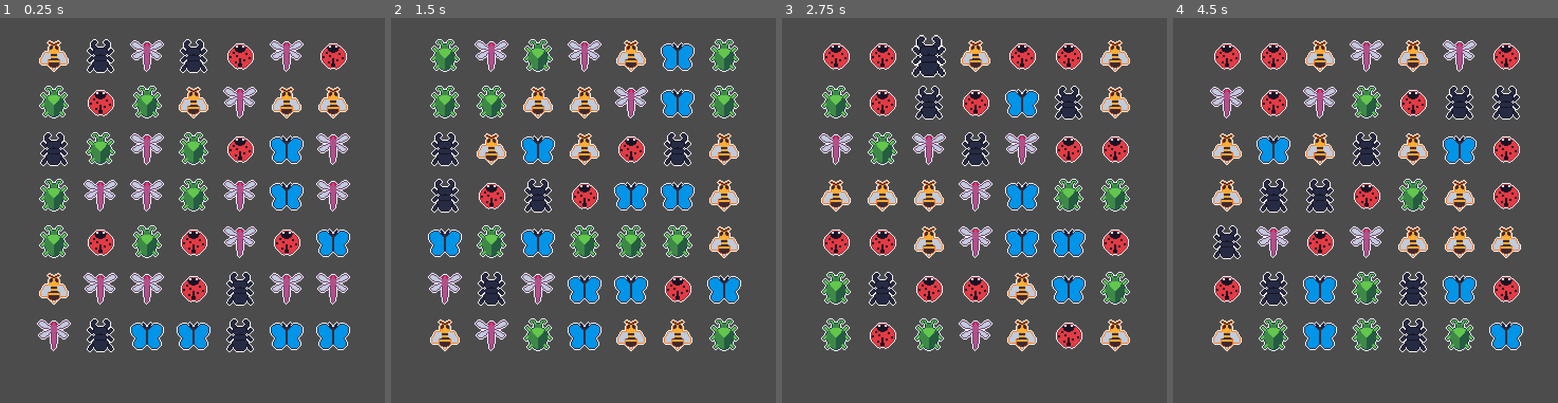
Above: before the commit, frames 1-4 (left to right).
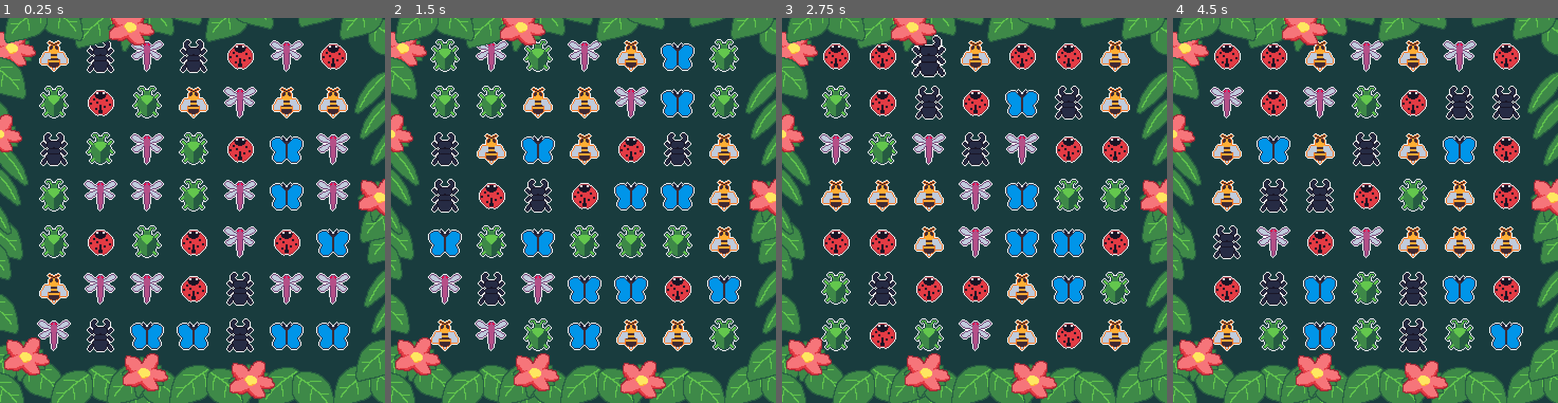
Above: after the commit, the same moments.

Repository: rthurmed/Match3
Game: Godot game, scene res://src/Game.tscn
The game is run twice, just before and just after one commit, with the same random seed, the same clock (stepped at 60 frames per second) and the same inputs.
Inputs (mouse positions are in pixels of both pictures, inside the frame that each line leads up to):
- Up to frame 1 (0.25 s): no input
- Up to frame 2 (1.5 s): tap Enter at 0.5 s; move the mouse to (444, 56) at 0.52 s; press the mouse at (444, 56) at 0.53 s; tap R (reset) at 1.25 s; move the mouse to (491, 56) at 1.27 s; release the mouse at (491, 56) at 1.28 s; click (491, 56) at 1.35 s
- Up to frame 3 (2.75 s): tap R (reset) at 2 s; move the mouse to (928, 56) at 2.02 s; press the mouse at (928, 56) at 2.03 s
- Up to frame 4 (4.5 s): tap R (reset) at 2.75, 3.5, 4.25 s; move the mouse to (1365, 56) at 2.77 s; release the mouse at (1365, 56) at 2.78 s; click (1365, 56) at 2.85 s; move the mouse to (1411, 56) at 3.52 s; press the mouse at (1411, 56) at 3.53 s; move the mouse to (1457, 56) at 4.27 s; release the mouse at (1457, 56) at 4.28 s; click (1457, 56) at 4.35 s

The runs differ from the first frame. In frame 1, 79% of the frame differs, in the area x 0-100%, y 0-100%; in frame 2, 79%; in frame 3, 80%; in frame 4, 80%.

Commit message:
Grid decorations

Diff:
--- /dev/null
+++ b/assets/leaves1.tres
@@ -0,0 +1,7 @@
+[gd_resource type="AtlasTexture" load_steps=2 format=2]
+
+[ext_resource path="res://assets/leaves.png" type="Texture" id=1]
+
+[resource]
+atlas = ExtResource( 1 )
+region = Rect2( 0, 0, 48, 48 )
--- /dev/null
+++ b/assets/leaves2.tres
@@ -0,0 +1,7 @@
+[gd_resource type="AtlasTexture" load_steps=2 format=2]
+
+[ext_resource path="res://assets/leaves.png" type="Texture" id=1]
+
+[resource]
+atlas = ExtResource( 1 )
+region = Rect2( 48, 0, 48, 48 )
--- /dev/null
+++ b/assets/leaves3.tres
@@ -0,0 +1,7 @@
+[gd_resource type="AtlasTexture" load_steps=2 format=2]
+
+[ext_resource path="res://assets/leaves.png" type="Texture" id=1]
+
+[resource]
+atlas = ExtResource( 1 )
+region = Rect2( 96, 0, 48, 48 )
--- a/project.godot
+++ b/project.godot
@@ -74,4 +74,5 @@
 quality/driver/driver_name="GLES2"
 vram_compression/import_etc=true
 vram_compression/import_etc2=false
+environment/default_clear_color=Color( 0.0980392, 0.235294, 0.243137, 1 )
 environment/default_environment="res://default_env.tres"
--- a/src/Game.tscn
+++ b/src/Game.tscn
@@ -1,13 +1,12 @@
-[gd_scene load_steps=2 format=2]
+[gd_scene load_steps=5 format=2]
 
 [ext_resource path="res://src/Game.gd" type="Script" id=1]
+[ext_resource path="res://assets/leaves1.tres" type="Texture" id=2]
+[ext_resource path="res://assets/leaves2.tres" type="Texture" id=3]
+[ext_resource path="res://assets/leaves3.tres" type="Texture" id=4]
 
 [node name="Game" type="Node2D"]
 script = ExtResource( 1 )
-
-[node name="Camera2D" type="Camera2D" parent="."]
-position = Vector2( 182, 182 )
-current = true
 
 [node name="Grid" type="GridContainer" parent="."]
 margin_left = 30.0
@@ -18,3 +17,238 @@
 __meta__ = {
 "_edit_use_anchors_": false
 }
+
+[node name="Camera2D" type="Camera2D" parent="."]
+position = Vector2( 182, 182 )
+current = true
+
+[node name="Decoration" type="Node2D" parent="Camera2D"]
+z_index = 100
+
+[node name="Flower2" type="Sprite" parent="Camera2D/Decoration"]
+position = Vector2( -171, -153 )
+texture = ExtResource( 3 )
+
+[node name="Leaf3" type="Sprite" parent="Camera2D/Decoration"]
+position = Vector2( -90, -173 )
+rotation = -3.14159
+scale = Vector2( 1, -1 )
+texture = ExtResource( 2 )
+
+[node name="Leaf5" type="Sprite" parent="Camera2D/Decoration"]
+position = Vector2( -12, -195 )
+rotation = -8.74228e-08
+texture = ExtResource( 2 )
+
+[node name="Leaf6" type="Sprite" parent="Camera2D/Decoration"]
+position = Vector2( 33, -179 )
+rotation = -8.74228e-08
+scale = Vector2( -1, 1 )
+texture = ExtResource( 2 )
+
+[node name="Leaf7" type="Sprite" parent="Camera2D/Decoration"]
+position = Vector2( 56, -191 )
+rotation = -8.74228e-08
+texture = ExtResource( 2 )
+
+[node name="Leaf8" type="Sprite" parent="Camera2D/Decoration"]
+position = Vector2( -178, -125 )
+rotation = -8.74228e-08
+texture = ExtResource( 2 )
+
+[node name="Leaf9" type="Sprite" parent="Camera2D/Decoration"]
+position = Vector2( -191, -88 )
+rotation = -8.74228e-08
+texture = ExtResource( 2 )
+
+[node name="Leaf11" type="Sprite" parent="Camera2D/Decoration"]
+position = Vector2( 186, -161 )
+texture = ExtResource( 2 )
+
+[node name="Leaf10" type="Sprite" parent="Camera2D/Decoration"]
+position = Vector2( 160, -181 )
+rotation = -8.74228e-08
+scale = Vector2( -1, 1 )
+texture = ExtResource( 2 )
+
+[node name="Leaf12" type="Sprite" parent="Camera2D/Decoration"]
+position = Vector2( 121, -193 )
+rotation = -8.74228e-08
+scale = Vector2( -1, 1 )
+texture = ExtResource( 2 )
+
+[node name="Leaf4" type="Sprite" parent="Camera2D/Decoration"]
+position = Vector2( -38, -185 )
+rotation = -3.14159
+scale = Vector2( -1, -1 )
+texture = ExtResource( 2 )
+
+[node name="Leaf1" type="Sprite" parent="Camera2D/Decoration"]
+position = Vector2( -124, -180 )
+texture = ExtResource( 2 )
+
+[node name="Leaf2" type="Sprite" parent="Camera2D/Decoration"]
+position = Vector2( -157, -178 )
+scale = Vector2( -1, 1 )
+texture = ExtResource( 2 )
+
+[node name="Leaf13" type="Sprite" parent="Camera2D/Decoration"]
+position = Vector2( -181, 27 )
+texture = ExtResource( 2 )
+
+[node name="Leaf15" type="Sprite" parent="Camera2D/Decoration"]
+position = Vector2( 186, 31 )
+rotation = -3.14159
+scale = Vector2( 1, -1 )
+texture = ExtResource( 2 )
+
+[node name="Leaf14" type="Sprite" parent="Camera2D/Decoration"]
+position = Vector2( 179, 11 )
+scale = Vector2( -1, 1 )
+texture = ExtResource( 2 )
+
+[node name="Leaf16" type="Sprite" parent="Camera2D/Decoration"]
+position = Vector2( -192, 46 )
+texture = ExtResource( 2 )
+
+[node name="Leaf17" type="Sprite" parent="Camera2D/Decoration"]
+position = Vector2( -185, 97 )
+texture = ExtResource( 2 )
+
+[node name="Leaf18" type="Sprite" parent="Camera2D/Decoration"]
+position = Vector2( -141, 161 )
+texture = ExtResource( 2 )
+
+[node name="Leaf19" type="Sprite" parent="Camera2D/Decoration"]
+position = Vector2( -181, 147 )
+scale = Vector2( -1, 1 )
+texture = ExtResource( 2 )
+
+[node name="Flower1" type="Sprite" parent="Camera2D/Decoration"]
+position = Vector2( -59, -173 )
+texture = ExtResource( 3 )
+
+[node name="Flower5" type="Sprite" parent="Camera2D/Decoration"]
+position = Vector2( -158, 139 )
+texture = ExtResource( 3 )
+
+[node name="Leaf25" type="Sprite" parent="Camera2D/Decoration"]
+position = Vector2( -51, 176 )
+texture = ExtResource( 2 )
+
+[node name="Leaf20" type="Sprite" parent="Camera2D/Decoration"]
+position = Vector2( -179, 173 )
+texture = ExtResource( 2 )
+
+[node name="Leaf21" type="Sprite" parent="Camera2D/Decoration"]
+position = Vector2( -80, 166 )
+texture = ExtResource( 2 )
+
+[node name="Leaf22" type="Sprite" parent="Camera2D/Decoration"]
+position = Vector2( -114, 171 )
+scale = Vector2( -1, 1 )
+texture = ExtResource( 2 )
+
+[node name="Leaf23" type="Sprite" parent="Camera2D/Decoration"]
+position = Vector2( -70, 152 )
+scale = Vector2( -1, 1 )
+texture = ExtResource( 2 )
+offset = Vector2( -10, 13 )
+
+[node name="Leaf24" type="Sprite" parent="Camera2D/Decoration"]
+position = Vector2( -70, 152 )
+texture = ExtResource( 2 )
+offset = Vector2( 41, 17 )
+
+[node name="Leaf27" type="Sprite" parent="Camera2D/Decoration"]
+position = Vector2( 73, 155 )
+scale = Vector2( -1, 1 )
+texture = ExtResource( 2 )
+offset = Vector2( -10, 13 )
+
+[node name="Leaf26" type="Sprite" parent="Camera2D/Decoration"]
+position = Vector2( 73, 155 )
+texture = ExtResource( 2 )
+offset = Vector2( 41, 17 )
+
+[node name="Leaf29" type="Sprite" parent="Camera2D/Decoration"]
+position = Vector2( -11, 153 )
+scale = Vector2( -1, 1 )
+texture = ExtResource( 2 )
+offset = Vector2( -10, 13 )
+
+[node name="Leaf28" type="Sprite" parent="Camera2D/Decoration"]
+position = Vector2( -8, 152 )
+texture = ExtResource( 2 )
+offset = Vector2( 41, 17 )
+
+[node name="Leaf32" type="Sprite" parent="Camera2D/Decoration"]
+position = Vector2( 144, 153 )
+scale = Vector2( -1, 1 )
+texture = ExtResource( 2 )
+offset = Vector2( -10, 13 )
+
+[node name="Leaf31" type="Sprite" parent="Camera2D/Decoration"]
+position = Vector2( 147, 152 )
+texture = ExtResource( 2 )
+offset = Vector2( 41, 17 )
+
+[node name="Leaf30" type="Sprite" parent="Camera2D/Decoration"]
+position = Vector2( 165, 129 )
+rotation = -3.14159
+scale = Vector2( 1, -1 )
+texture = ExtResource( 2 )
+offset = Vector2( -10, 13 )
+
+[node name="ThinLeaf1" type="Sprite" parent="Camera2D/Decoration"]
+position = Vector2( -171, -44 )
+texture = ExtResource( 4 )
+
+[node name="ThinLeaf2" type="Sprite" parent="Camera2D/Decoration"]
+position = Vector2( -178, -25 )
+texture = ExtResource( 4 )
+
+[node name="ThinLeaf3" type="Sprite" parent="Camera2D/Decoration"]
+position = Vector2( -187, 2 )
+texture = ExtResource( 4 )
+
+[node name="ThinLeaf4" type="Sprite" parent="Camera2D/Decoration"]
+position = Vector2( 169, -112 )
+scale = Vector2( -1, 1 )
+texture = ExtResource( 4 )
+
+[node name="ThinLeaf5" type="Sprite" parent="Camera2D/Decoration"]
+position = Vector2( 174, -88 )
+scale = Vector2( -1, 1 )
+texture = ExtResource( 4 )
+
+[node name="ThinLeaf6" type="Sprite" parent="Camera2D/Decoration"]
+position = Vector2( 184, -63 )
+scale = Vector2( -1, 1 )
+texture = ExtResource( 4 )
+
+[node name="ThinLeaf7" type="Sprite" parent="Camera2D/Decoration"]
+position = Vector2( 178, 71 )
+scale = Vector2( -1, 1 )
+texture = ExtResource( 4 )
+
+[node name="ThinLeaf8" type="Sprite" parent="Camera2D/Decoration"]
+position = Vector2( 185, 96 )
+scale = Vector2( -1, 1 )
+texture = ExtResource( 4 )
+
+[node name="Flower3" type="Sprite" parent="Camera2D/Decoration"]
+position = Vector2( -184, -72 )
+texture = ExtResource( 3 )
+
+[node name="Flower6" type="Sprite" parent="Camera2D/Decoration"]
+position = Vector2( -46, 154 )
+texture = ExtResource( 3 )
+
+[node name="Flower4" type="Sprite" parent="Camera2D/Decoration"]
+position = Vector2( 177, -12 )
+texture = ExtResource( 3 )
+
+[node name="Flower7" type="Sprite" parent="Camera2D/Decoration"]
+position = Vector2( 55, 161 )
+texture = ExtResource( 3 )
Binary file added: assets/leaves.png
Not shown, added: assets/leaves.png.import
Not shown, changed: .gitignore
